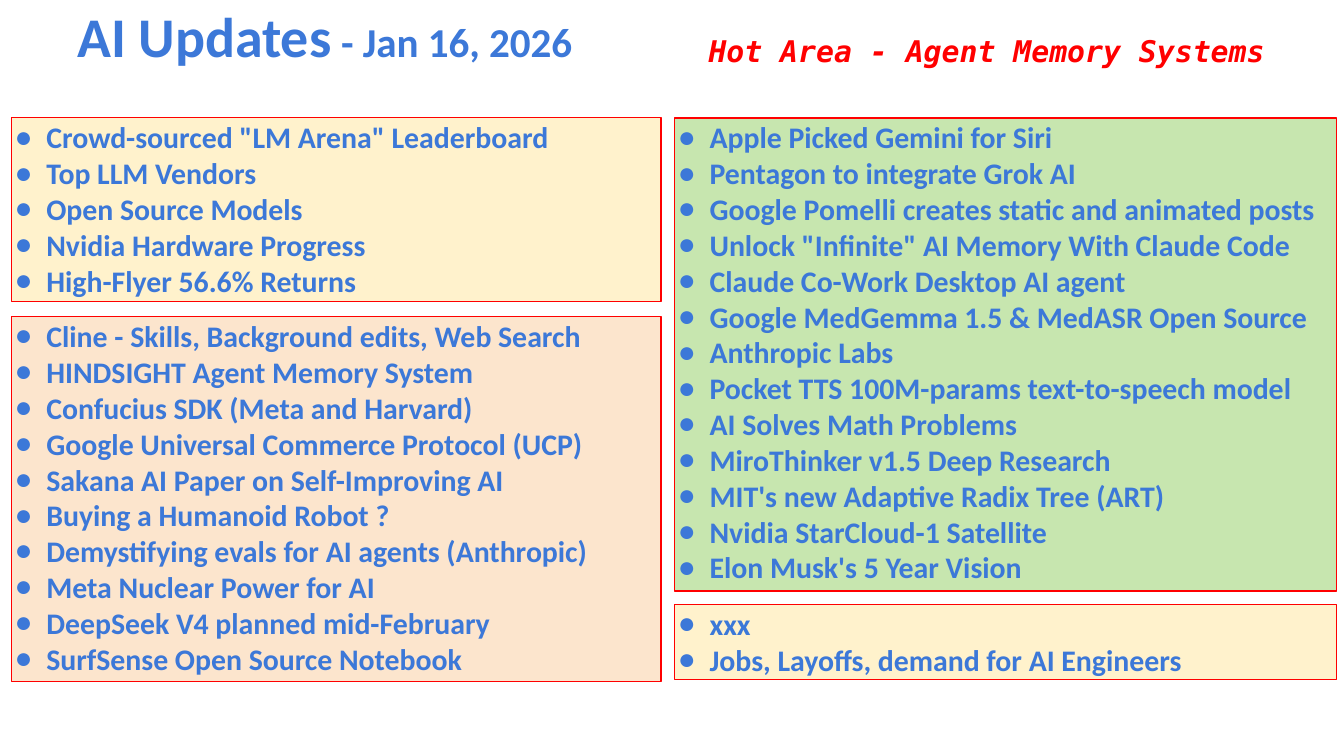
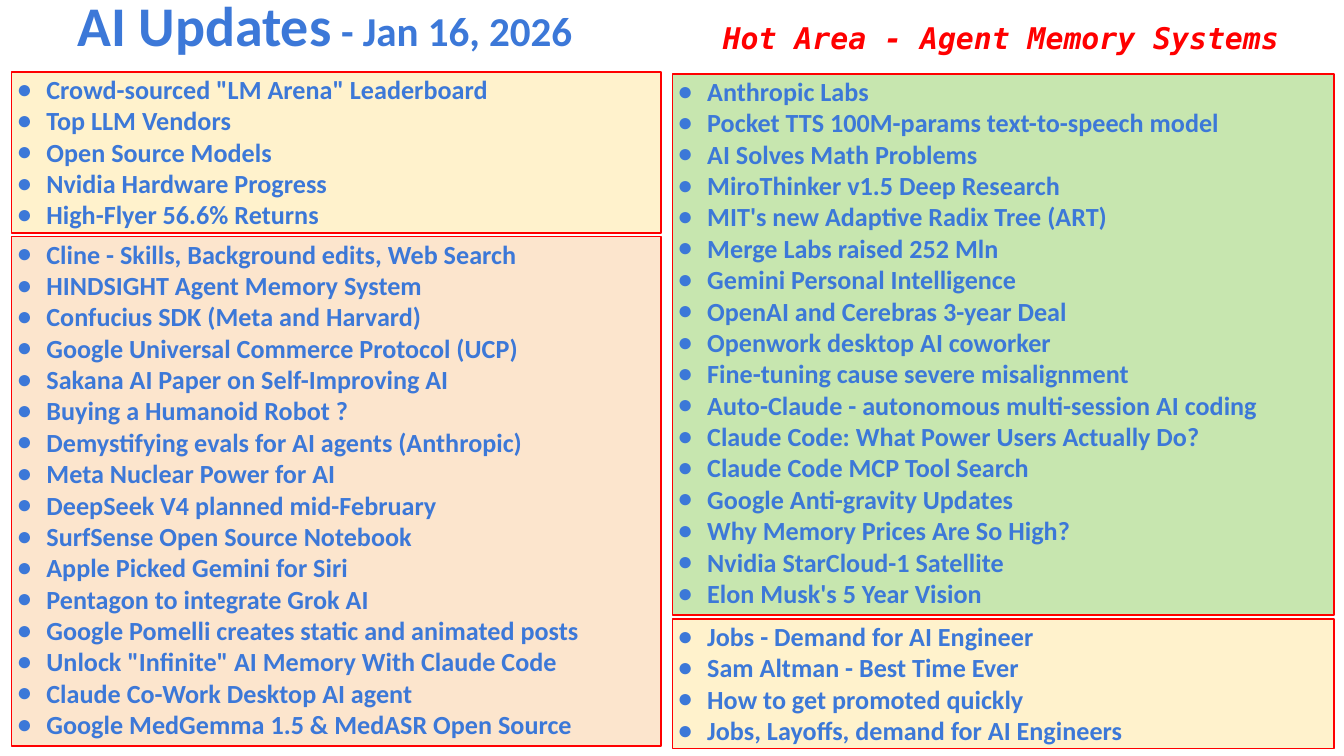
Before and after one commit to lselector/seminar, a slide deck: slide 1 of 2026/2026-01-16-AI-Updates.pptx. Drawn at 1344x756 pixels with LibreOffice and Linux fonts; fonts in the diff are those of the drawing. Boxes give left, top, right and bottom in pixels: in the first picture for what was removed or moved away, otherwise in the second. Text is boxed around its words. In the diff, an @@ line names an element or a change of style, - is before the commit and + after.

Commit message:
update

```diff
--- a/2026/2026-01-16-AI-Updates.pptx
+++ b/2026/2026-01-16-AI-Updates.pptx
@@ text "AI Updates - Jan 16, ...": place and size @@
-text "AI Updates - Jan 16, ..." at [77,17,572,66]
+text "AI Updates - Jan 16, ..." at [77,6,572,55]
@@ text "Hot Area - Agent Memory ...": place and size @@
-text "Hot Area - Agent Memory ..." at [709,40,1265,69]
+text "Hot Area - Agent Memory ..." at [723,27,1279,56]
@@ rectangle "Crowd-sourced "LM Arena" Leaderboard": place and size @@
-rectangle "Crowd-sourced "LM Arena" Leaderboard" at [12,118,661,302]
+rectangle "Crowd-sourced "LM Arena" Leaderboard" at [12,73,661,234]
@@ rectangle "Crowd-sourced "LM Arena" Leaderboard" at [12,73,661,234]: size 16 to 14 pt; indent changed @@
@@ rectangle "Anthropic Labs": place and size @@
-rectangle "Anthropic Labs" at [675,118,1336,591]
+rectangle "Anthropic Labs" at [672,74,1333,616]
@@ text in rectangle at [707,82,1219,603]: size 16 to 14 pt in "Anthropic Labs", "Pocket TTS 100M-params text-to-speech model", "AI Solves Math Problems", "MiroThinker v1.5 Deep Research" and 3 more places; indent changed @@
@@ text in rectangle at [710,127,1315,333]: paragraphs removed @@
-● Apple Picked Gemini for Siri
-● Pentagon to integrate Grok AI
-● Google Pomelli creates static and animated posts
-● Unlock "Infinite" AI Memory With Claude Code
-● Claude Co-Work Desktop AI agent
-● Google MedGemma 1.5 & MedASR Open Source
@@ rectangle "Cline - Skills, Background edits, ...": place and size @@
-rectangle "Cline - Skills, Background edits, ..." at [12,317,661,681]
+rectangle "Cline - Skills, Background edits, ..." at [12,237,661,746]
@@ text in rectangle at [707,239,1257,545]: paragraphs added @@
+● Merge Labs raised 252 Mln
+● Gemini Personal Intelligence
+● OpenAI and Cerebras 3-year Deal
+● Openwork desktop AI coworker
+● Fine-tuning cause severe misalignment
+● Auto-Claude - autonomous multi-session AI coding
+● Claude Code: What Power Users Actually Do?
+● Claude Code MCP Tool Search
+● Google Anti-gravity Updates
+● Why Memory Prices Are So High?
@@ text in rectangle at [46,245,522,550]: size 16 to 14 pt in "Cline - Skills, Background edits, Web Search", "HINDSIGHT Agent Memory System", "Confucius SDK (Meta and Harvard)", "Google Universal Commerce Protocol (UCP)" and 6 more places; indent changed @@
@@ text in rectangle at [46,558,579,739]: paragraphs added @@
+● Apple Picked Gemini for Siri
+● Pentagon to integrate Grok AI
+● Google Pomelli creates static and animated posts
+● Unlock "Infinite" AI Memory With Claude Code
+● Claude Co-Work Desktop AI agent
+● Google MedGemma 1.5 & MedASR Open Source
@@ rectangle "Jobs - Demand for AI ...": place and size @@
-rectangle "Jobs - Demand for AI ..." at [675,605,1336,680]
+rectangle "Jobs - Demand for AI ..." at [672,620,1333,749]
@@ text in rectangle at [707,627,1033,714]: text changed; size 16 to 14 pt @@
-● xxx
+● Jobs - Demand for AI Engineer
+● Sam Altman - Best Time Ever
+● How to get promoted quickly
@@ text in rectangle at [707,721,1122,745]: size 16 to 14 pt in "Jobs, Layoffs, demand for AI Engineers"; indent changed @@
```
Also in this commit, not shown: 7 other slides changed, 4 slides added.
